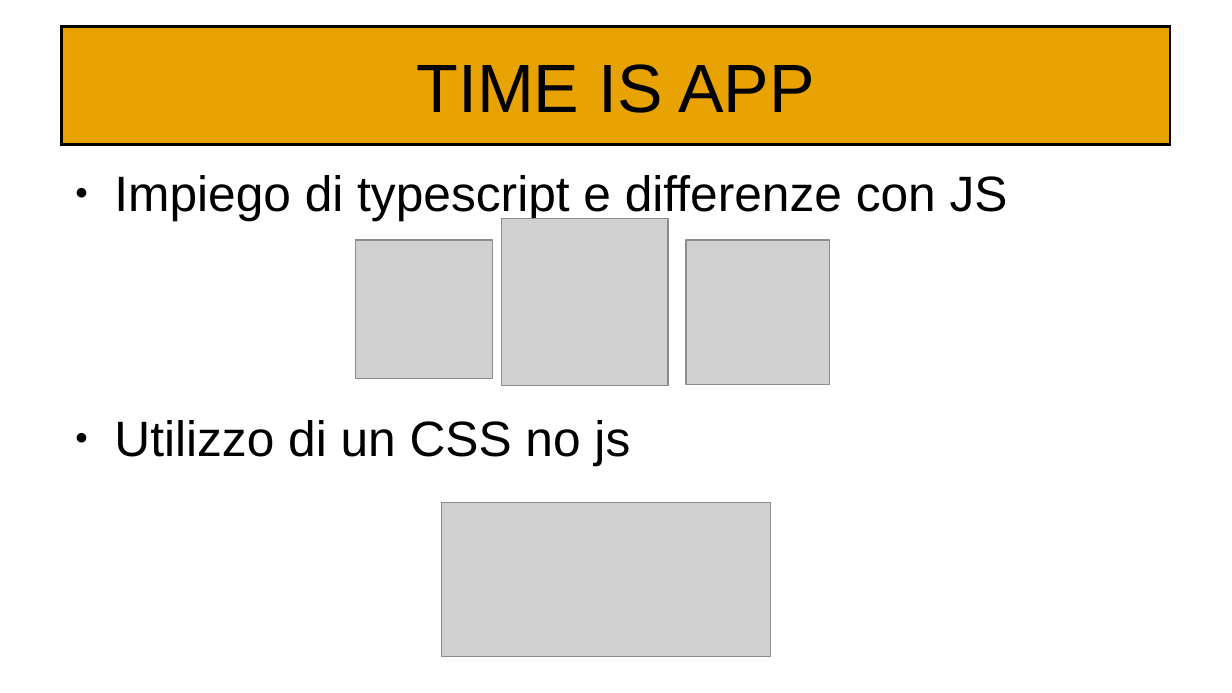
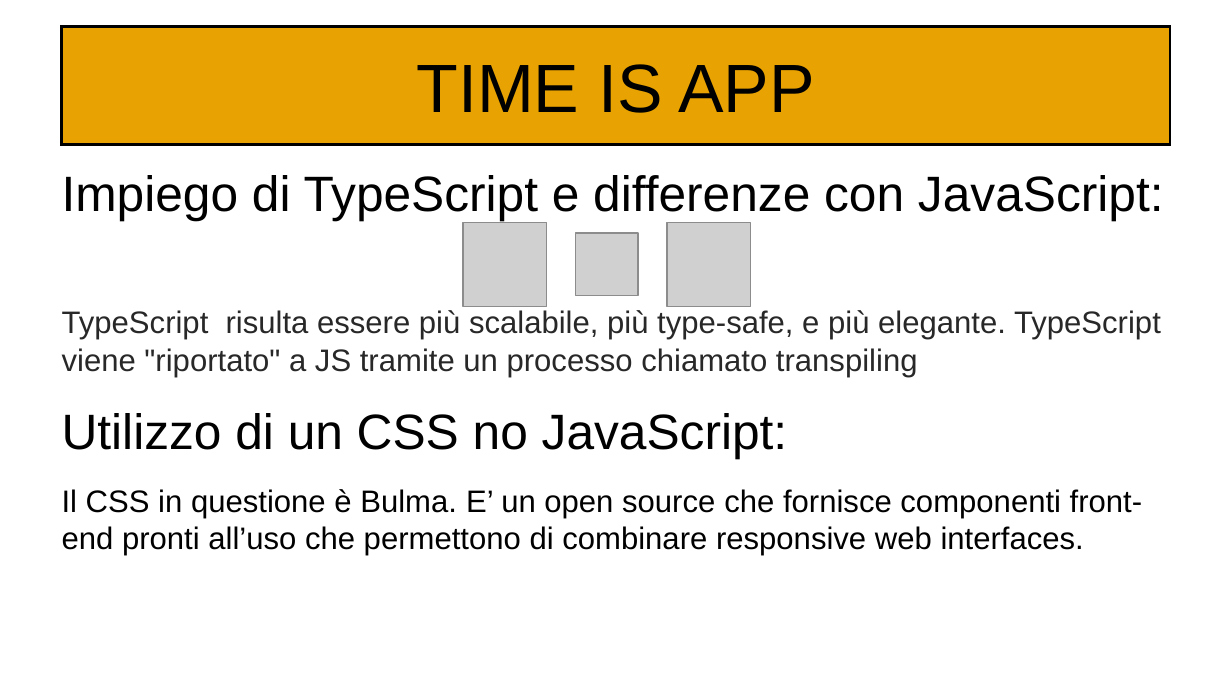
Before and after one commit to Kilne/Progetto_TecWeb, a slide deck: slide 6 of Relazioni/Maiuri.odp. Drawn at 1232x693 pixels with LibreOffice and Linux fonts; fonts in the diff are those of the drawing; grey boxes stand for pictures. Boxes give left, top, right and bottom in pixels: in the first picture for what was removed or moved away, otherwise in the second. Text is boxed around its words. In the diff, an @@ line names an element or a change of style, - is before the commit and + after.

```diff
--- a/Relazioni/Maiuri.odp
+++ b/Relazioni/Maiuri.odp
@@ text at bbox=[62, 175, 1164, 555]: text changed; size 32 to 20 pt @@
-● Impiego di typescript e differenze con JS
-● Utilizzo di un CSS no js
+Impiego di TypeScript e differenze con JavaScript:
+TypeScript risulta essere più scalabile, più type-safe, e più elegante. TypeScript viene "riportato" a JS tramite un processo chiamato transpiling
+Utilizzo di un CSS no JavaScript:
+Il CSS in questione è Bulma. E’ un open source che fornisce componenti front-end pronti all’uso che permettono di combinare responsive web interfaces.
@@ picture: place and size @@
-picture at bbox=[356, 240, 493, 379]
+picture at bbox=[463, 222, 547, 306]
@@ picture: place and size @@
-picture at bbox=[502, 219, 669, 386]
+picture at bbox=[576, 234, 638, 296]
@@ picture: place and size @@
-picture at bbox=[686, 240, 830, 385]
+picture at bbox=[667, 222, 751, 306]
@@ picture removed at bbox=[442, 503, 770, 657] @@
```
Also in this commit, not shown: 8 other slides changed, 1 slide added, 1 slide removed.
